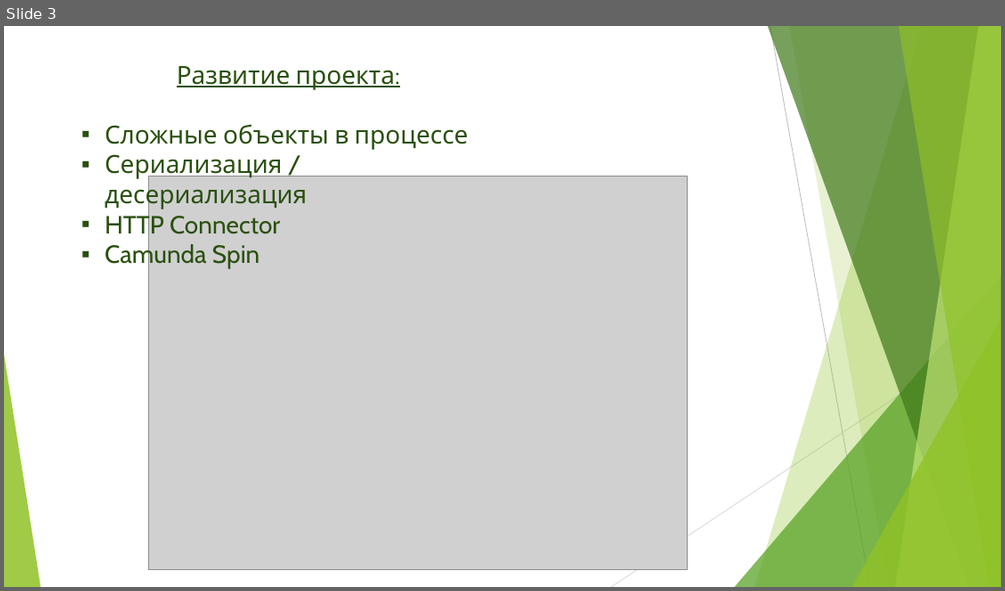
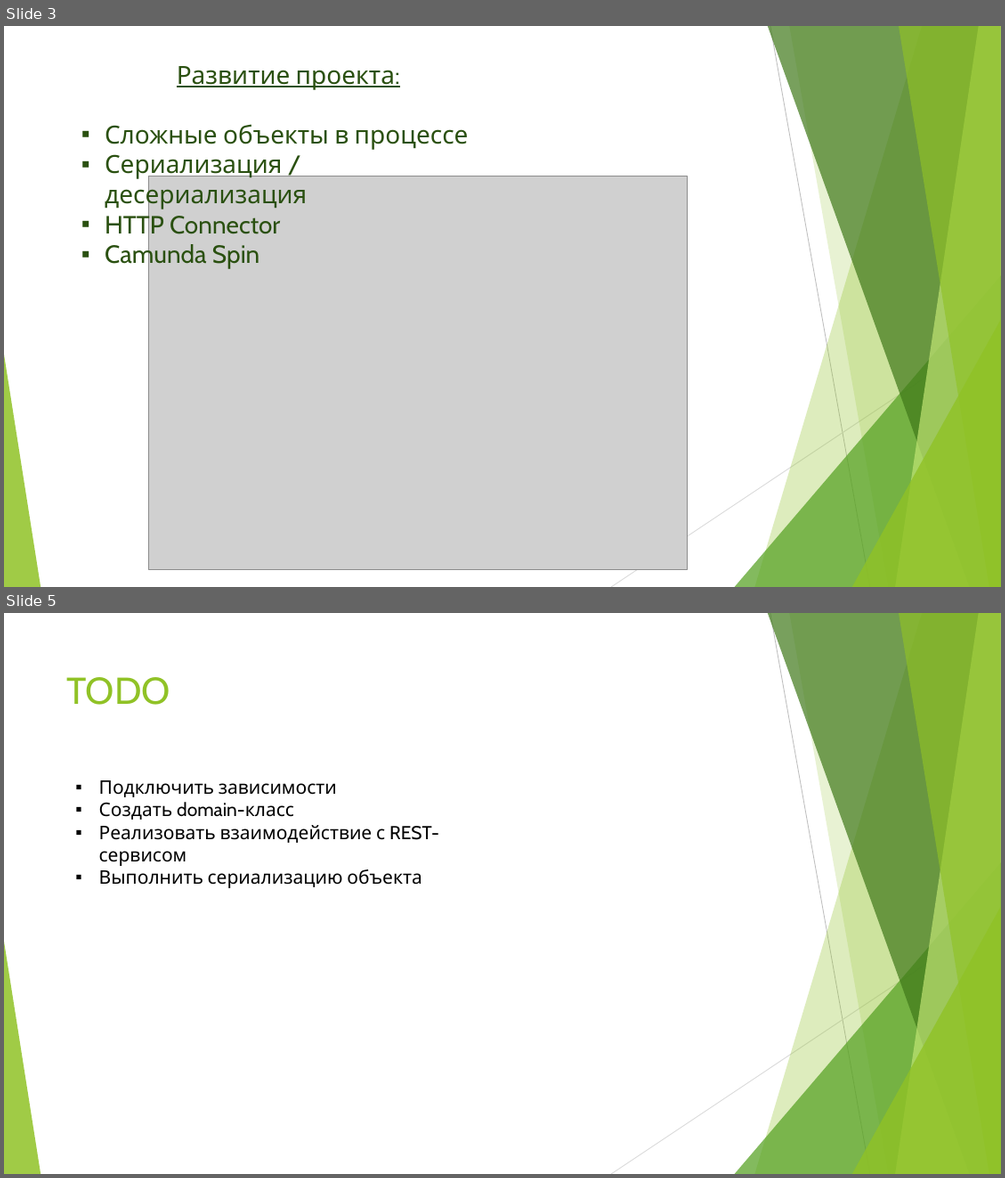
Before and after one commit to Reunico/presentations, a slide deck: Camunda_Pub/Camunda_Pub_3.pptx. Shown one above the other, each under a label of ours: slide 3 before the commit, slides 3 and 5 after it; the slides between them are not shown. The pictures are 1005x591 and 1005x1178 pixels, drawn with LibreOffice and Linux fonts; fonts in the diff are those of the drawing; grey boxes stand for pictures. Boxes give left, top, right and bottom in pixels: in the first picture for what was removed or moved away, otherwise in the second. Text is boxed around its words. In the diff, an @@ line names an element or a change of style, - is before the commit and + after.

```diff
--- a/Camunda_Pub/Camunda_Pub_3.pptx
+++ b/Camunda_Pub/Camunda_Pub_3.pptx
@@ slide 5 added at (4, 613, 1001, 1174), background #FFFFFF; not listed: 10 template elements that a slide beside it also shows @@
@@ title added at (67, 677, 170, 705), 36 pt, text #90C226 @@
+TODO
@@ text added at (99, 780, 439, 888), 18 pt, text #000000 @@
+▪ Подключить зависимости
+▪ Создать domain-класс
+▪ Реализовать взаимодействие с REST-сервисом
+▪ Выполнить сериализацию объекта
```
Also in this commit, not shown: 1 slide changed, 1 other slide added.
